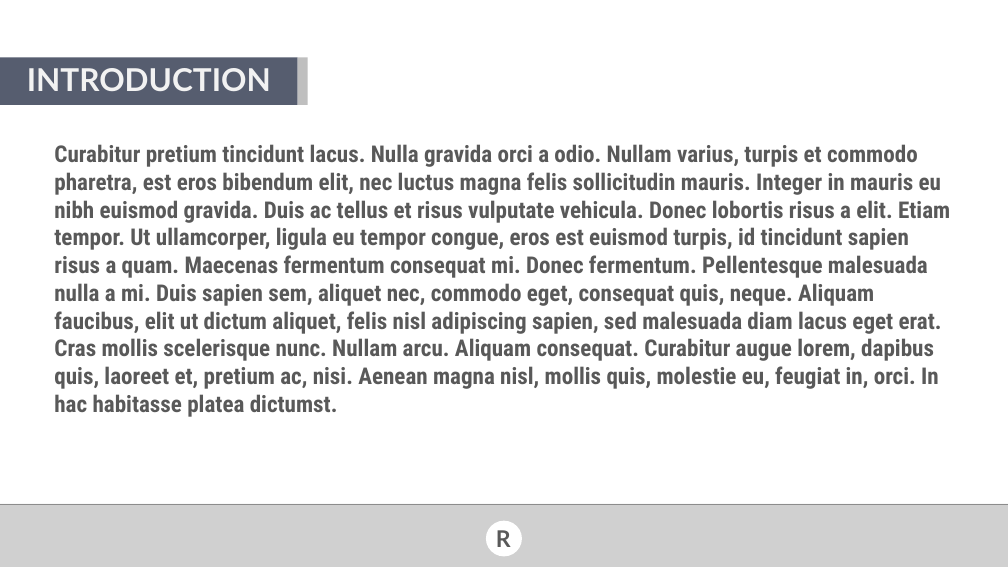
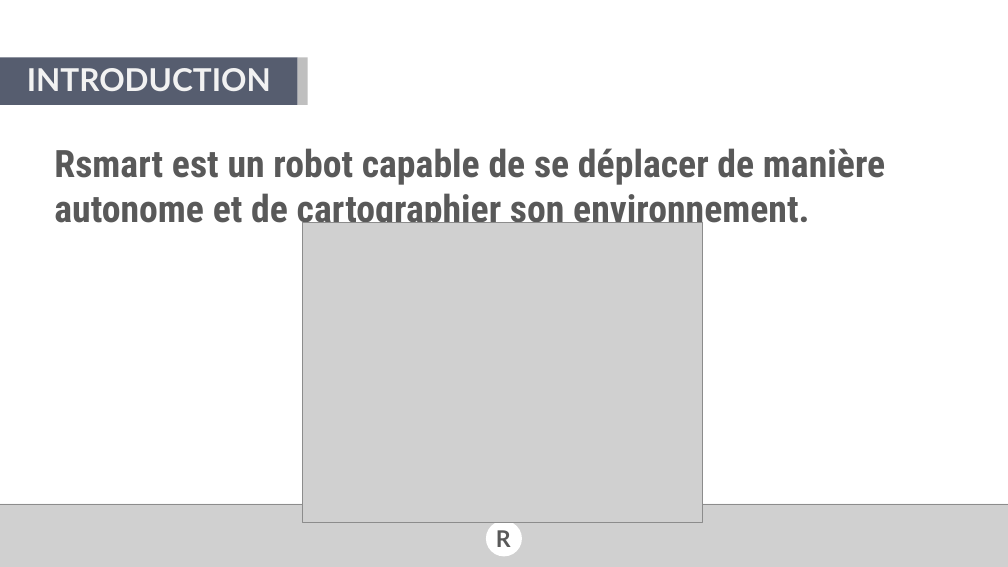
Before and after one commit to val92130/RSmart, a slide deck: slide 4 of Docs/Forum PI/RSmart presentation forum PI.pptx. Drawn at 1008x567 pixels with LibreOffice and Linux fonts; fonts in the diff are those of the drawing; grey boxes stand for pictures; background and template pictures are left out. Boxes give left, top, right and bottom in pixels: in the first picture for what was removed or moved away, otherwise in the second. Text is boxed around its words. In the diff, an @@ line names an element or a change of style, - is before the commit and + after.

```diff
--- a/Docs/Forum PI/RSmart presentation forum PI.pptx
+++ b/Docs/Forum PI/RSmart presentation forum PI.pptx
@@ text at [54, 148, 885, 232]: text changed; size 33 to 54 pt @@
-Curabitur pretium tincidunt lacus. Nulla gravida orci a odio. Nullam varius, turpis et commodo pharetra, est eros bibendum elit, nec luctus magna felis sollicitudin mauris. Integer in mauris eu nibh euismod gravida. Duis ac tellus et risus vulputate vehicula. Donec lobortis risus a elit. Etiam tempor. Ut ullamcorper, ligula eu tempor congue, eros est euismod turpis, id tincidunt sapien risus a quam. Maecenas fermentum consequat mi. Donec fermentum. Pellentesque malesuada nulla a mi. Duis sapien sem, aliquet nec, commodo eget, consequat quis, neque. Aliquam faucibus, elit ut dictum aliquet, felis nisl adipiscing sapien, sed malesuada diam lacus eget erat. Cras mollis scelerisque nunc. Nullam arcu. Aliquam consequat. Curabitur augue lorem, dapibus quis, laoreet et, pretium ac, nisi. Aenean magna nisl, mollis quis, molestie eu, feugiat in, orci. In hac habitasse platea dictumst.
+Rsmart est un robot capable de se déplacer de manière autonome et de cartographier son environnement.
@@ picture added at [303, 222, 703, 523] @@
```
Also in this commit, not shown: 5 other slides changed, 3 slides added, 3 slides removed.
